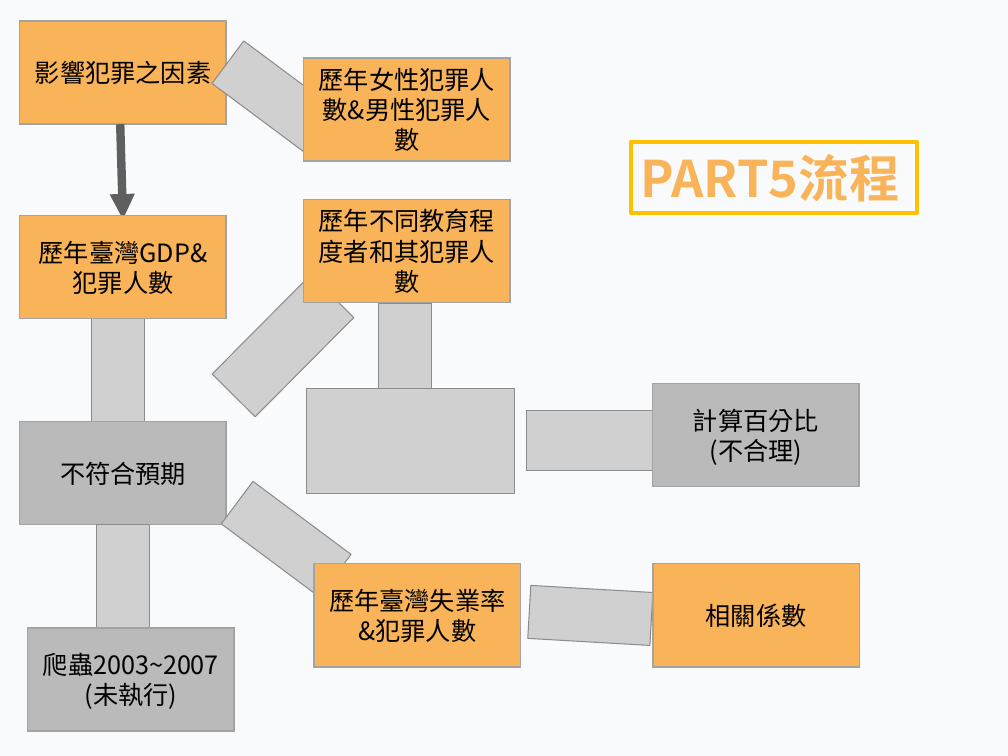
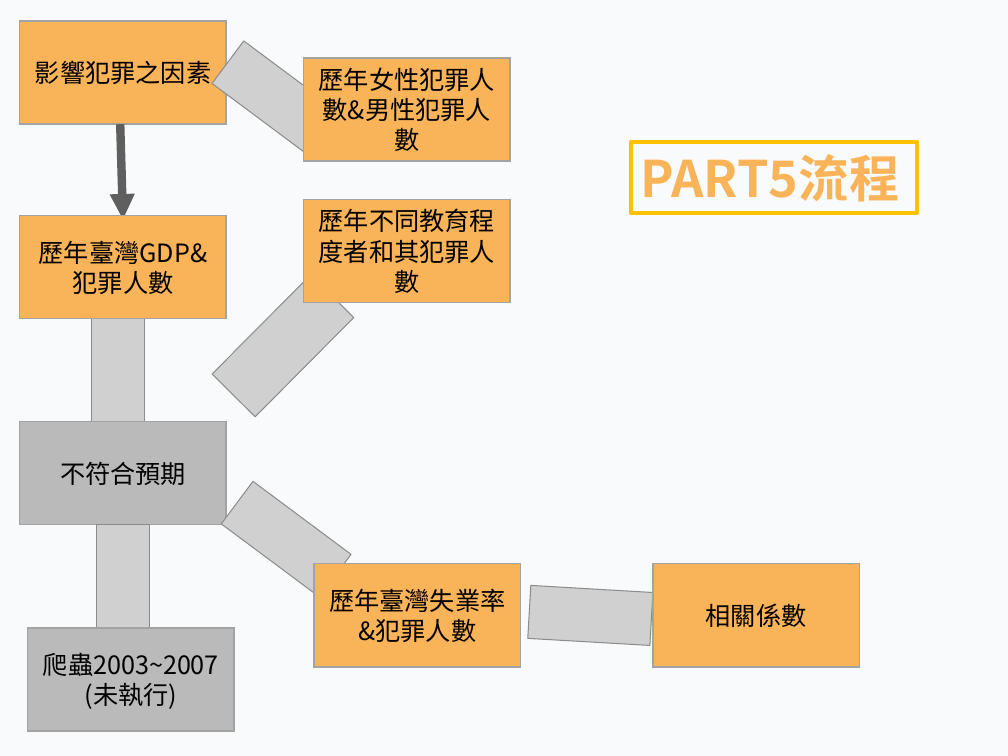
Before and after one commit to Vladislav292/finalproj, a slide deck: slide 10 of Final_project3.pptx. Drawn at 1008x756 pixels with LibreOffice and Linux fonts; fonts in the diff are those of the drawing; grey boxes stand for pictures. Boxes give left, top, right and bottom in pixels: in the first picture for what was removed or moved away, otherwise in the second. Text is boxed around its words. In the diff, an @@ line names an element or a change of style, - is before the commit and + after.

```diff
--- a/Final_project3.pptx
+++ b/Final_project3.pptx
@@ picture removed at [379,303,432,388] @@
@@ picture removed at [306,388,515,493] @@
@@ rectangle removed at [652,384,859,487] @@
-計算百分比
-(不合理)
@@ picture removed at [527,410,653,471] @@
```
Also in this commit, not shown: 2 other slides changed, 1 slide added.
